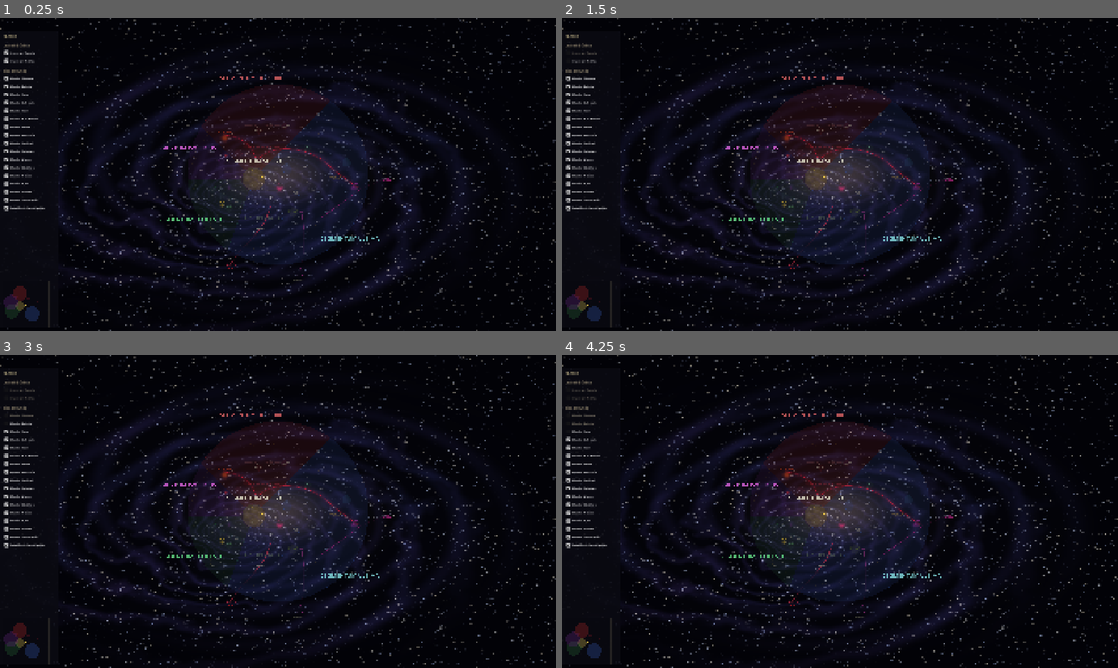
Above: before the commit, frames 1-4 (two rows, left to right).
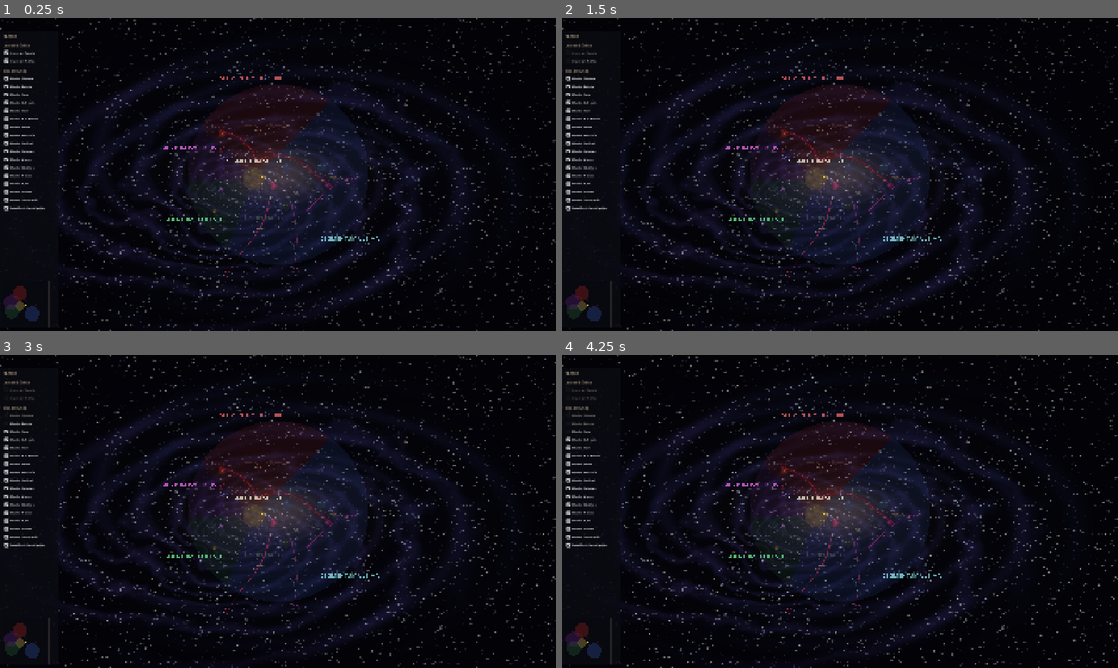
Above: after the commit, the same moments.

Repository: TomiParis/Warhammer-tomi
Game: Godot game, scene res://scenes/galaxy_map.tscn
Two runs of this game, one before a commit and one after it. Both use one fixed random seed, a clock stepped at 60 frames per second and the inputs below.
Inputs:
- Up to frame 1 (0.25 s): no input
- Up to frame 2 (1.5 s): click "Imperium Sanctus" at 0.5 s; click "Imperium Nihilus" at 1.25 s
- Up to frame 3 (3 s): click "Mundo Colmena" at 2 s; click "Mundo Agrícola" at 2.75 s
- Up to frame 4 (4.25 s): click "Mundo Forja" at 3.5 s

The runs differ from the first frame. In frame 1, 0.5% of the frame differs, in the area x 2-71%, y 34-92%; in frame 2, 0.5%; in frame 3, 0.5%; in frame 4, 0.5%.

Commit message:
Fix: _map_to_world usa radio fijo para posiciones canónicas
- Cicatrix, Hive Fleets, warp storms, territorios usan MAP_RADIUS fijo
  (4500 unidades desde Terra) en vez de radio variable al borde del disco
- Radio variable (_terra_to_disc_edge) solo para polígonos de segmentae
- Esto corrige la distorsión de posiciones canónicas

Co-Authored-By: Claude Opus 4.6 (1M context) <noreply@anthropic.com>

Diff:
--- a/scripts/galaxy_map/galaxy_data_provider.gd
+++ b/scripts/galaxy_map/galaxy_data_provider.gd
@@ -5,8 +5,9 @@
 class_name GalaxyDataProvider
 
 # Espacio total de la galaxia
-const GALAXY_DISC_RADIUS: float = 4800.0 # Radio del disco galáctico desde el centro galáctico (0,0)
+const GALAXY_DISC_RADIUS: float = 4800.0 # Radio del disco visual desde el centro galáctico (0,0)
 const SOLAR_RADIUS: float = 600.0 # Radio del Segmentum Solar alrededor de Terra
+const MAP_RADIUS: float = 4500.0 # Radio fijo para posicionar elementos canónicos desde Terra
 
 # Terra desplazada al oeste del centro galáctico (~26,000 ly en la realidad)
 const TERRA_OFFSET: Vector2 = Vector2(-1300.0, 230.0)
@@ -85,11 +86,10 @@
 # radius_fraction: 0.0=centro, 1.0=borde de la galaxia
 
 func _map_to_world(map_degrees: float, radius_fraction: float) -> Vector2:
-	# Las coordenadas del mapa canónico son relativas a Terra
-	# radius_fraction: 0=Terra, 1=borde del disco galáctico en esa dirección
+	# Posiciona elementos canónicos usando RADIO FIJO desde Terra
+	# (la distorsión por disco asimétrico solo afecta a los polígonos de segmentae)
 	var godot_rad: float = deg_to_rad(map_degrees - 90.0)
-	var max_dist: float = _terra_to_disc_edge(godot_rad)
-	var pos_from_terra: Vector2 = Vector2(cos(godot_rad), sin(godot_rad)) * (radius_fraction * max_dist)
+	var pos_from_terra: Vector2 = Vector2(cos(godot_rad), sin(godot_rad)) * (radius_fraction * MAP_RADIUS)
 	return TERRA_OFFSET + pos_from_terra
 
 # Calcula la distancia desde Terra al borde del disco galáctico en un ángulo dado
